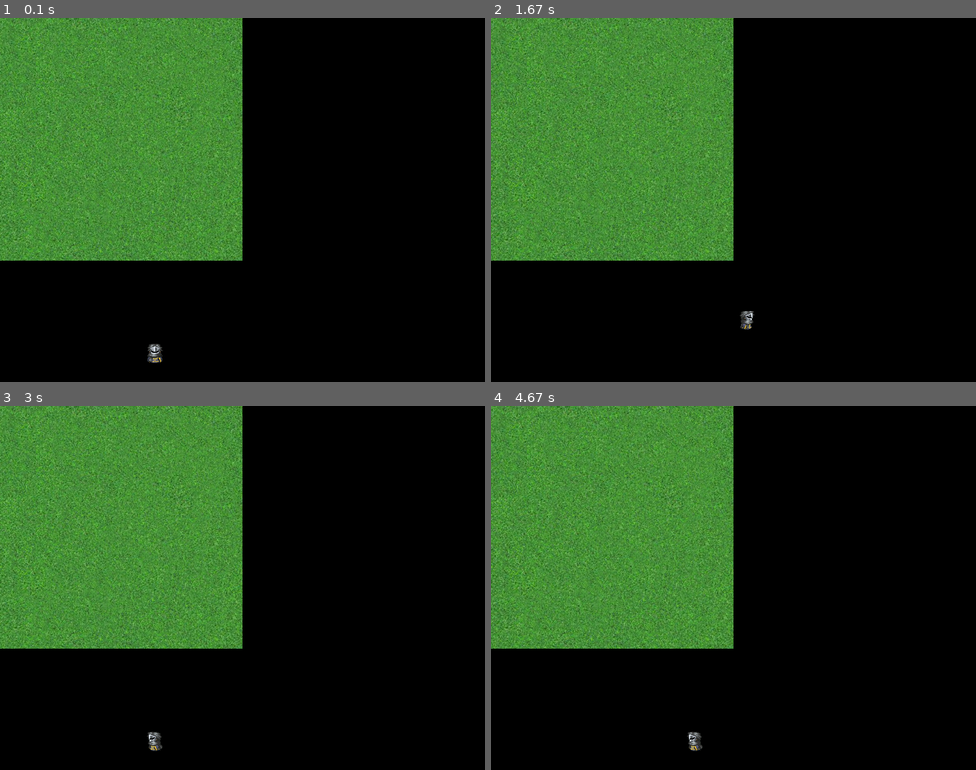
Above: before the commit, frames 1-4 (two rows, left to right).
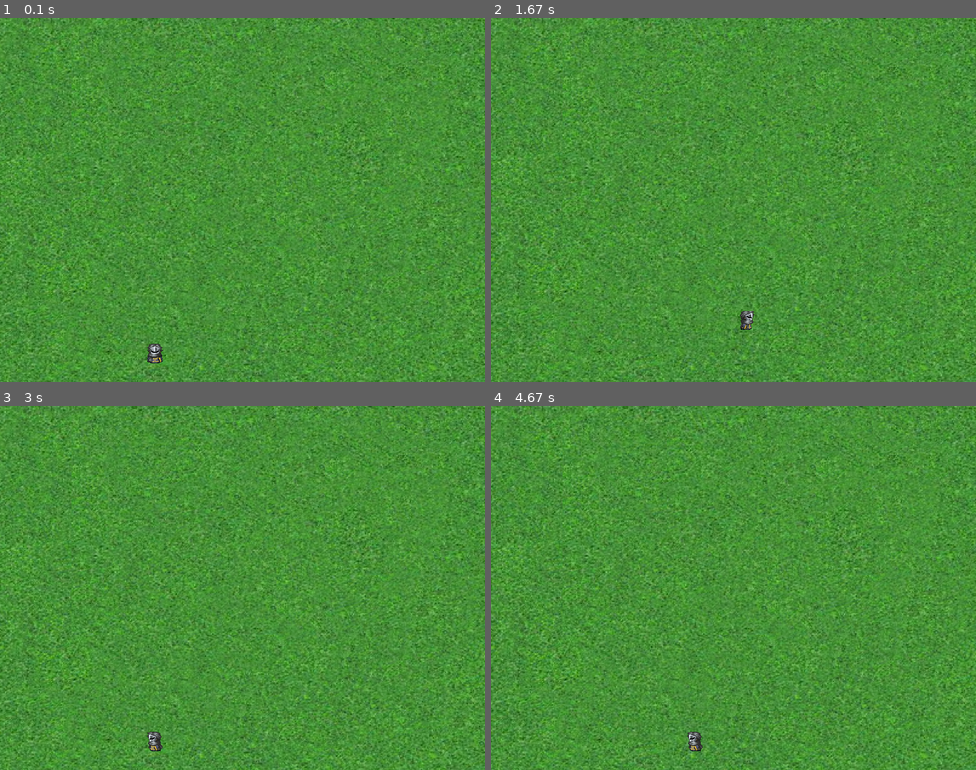
Above: after the commit, the same moments.

Repository: kenton-dover/hackathon2016
Game: pygame game, started from theWindow.py
Two runs of this game, one before a commit and one after it. Both use one fixed random seed, a clock stepped at 60 frames per second and the inputs below.
Inputs:
- Up to frame 1 (0.1 s): no input
- Up to frame 2 (1.67 s): hold D 0.33-0.8 s; hold W 0.83-1.13 s; hold D 1.17-1.63 s
- Up to frame 3 (3 s): hold A 1.67-2.2 s; hold S 2.23-2.53 s; hold A 2.57-2.97 s
- Up to frame 4 (4.67 s): hold W 3-3.37 s; hold D 3.4-4.03 s; hold S 4.07-4.43 s; hold A from 4.47 s (still down)

The runs differ from the first frame. In frame 1, 77% of the frame differs, in the area x 0-100%, y 0-100%; in frame 2, 77%; in frame 3, 77%; in frame 4, 77%.

Commit message:
full background

Diff:
--- a/theWindow.py
+++ b/theWindow.py
@@ -1,13 +1,17 @@
 import pygame
 import WarriorClass
 import constants
-import swordClass
+
 
 class goesInClientLater:
 
     def run(self):
+        pygame.init();
         dimensions = ( constants.SCREEN_WIDTH , constants.SCREEN_HEIGHT )
+        screen = pygame.display.set_mode(dimensions)
         background = pygame.image.load("flippyboard.png")
+        background = pygame.transform.scale(background,(constants.SCREEN_WIDTH,constants.SCREEN_HEIGHT))
+        background_image = background.convert()
         color =   ( 0 , 0 , 0 )
         screen = pygame.display.set_mode(dimensions)
         going = True
@@ -15,7 +19,7 @@
         x = 30
         y = 30
         character = WarriorClass.warriorCharacter()
-        pygame.init();
+
         going = True
         while going == True:
             for event in pygame.event.get():
